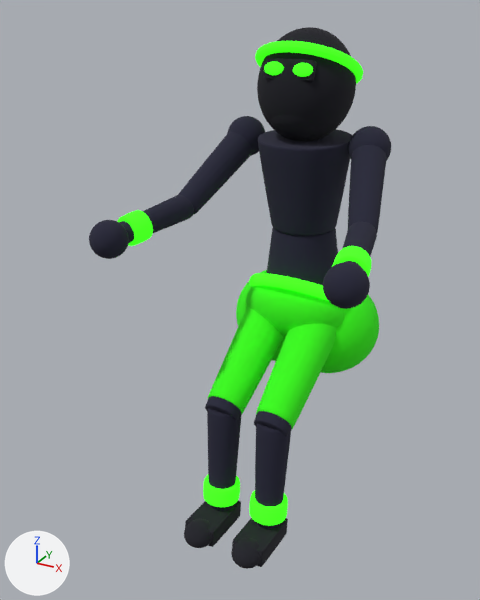
An edit to the glTF model models/characters/character-neon.glb, drawn before and after from the same camera.
Before and after are seen from a 50 mm lens placed at (2.08, -4.8, 1.66), pointed at (-0.24, -0.58, -0.45). Arrows for +X, +Y and +Z are at lower left; the lights stay in place. The older version comes first.
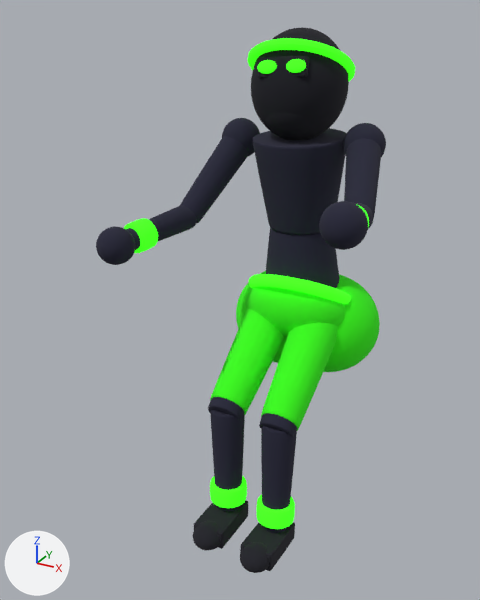
Changed parts and their boxes (x1, y1, x2, y2) in the pictures (480 x 600 px):
'Mesh_3', moved: before (258, 129, 353, 236); after (253, 128, 347, 234)
'Mesh_7', moved: before (257, 27, 356, 141); after (251, 27, 349, 140)
'Mesh_23', moved: before (256, 323, 336, 430); after (261, 323, 337, 431)
'Mesh_29', moved: before (208, 307, 283, 415); after (210, 308, 284, 414)
'Mesh_18', moved: before (323, 262, 370, 309); after (319, 201, 368, 250)
'Mesh_2', moved: before (267, 228, 338, 285); after (265, 227, 339, 288)
'Mesh_25', moved: before (255, 424, 291, 529); after (261, 426, 297, 533)
'Mesh_15', moved: before (348, 145, 386, 232); after (344, 138, 381, 219)
'Mesh_19', moved: before (178, 132, 252, 214); after (180, 136, 248, 223)
'Mesh_31', moved: before (207, 409, 241, 511); after (210, 410, 245, 512)
'Mesh_12', moved: before (255, 41, 363, 84); after (248, 38, 355, 81)
'Mesh_20', moved: before (119, 195, 194, 243); after (126, 205, 197, 250)
'Mesh_27', moved: before (232, 518, 288, 567); after (240, 522, 295, 571)
'Mesh_22', moved: before (89, 220, 129, 259); after (96, 226, 135, 265)
'Mesh_33', moved: before (185, 501, 241, 547); after (194, 500, 248, 549)
'Mesh_26', moved: before (250, 491, 288, 526); after (256, 495, 295, 529)
'Mesh_5', moved: before (348, 126, 391, 161); after (343, 123, 386, 157)
'Mesh_28', moved: before (231, 537, 261, 569); after (240, 542, 270, 573)
'Mesh_32', moved: before (203, 475, 240, 507); after (210, 476, 247, 508)
'Mesh_4', moved: before (227, 116, 265, 156); after (222, 118, 260, 156)
'Mesh_21', moved: before (117, 210, 153, 246); after (124, 218, 158, 253)
'Mesh_34', moved: before (184, 519, 212, 548); after (193, 521, 221, 550)
'Mesh_16', moved (mostly hidden afterwards): before (343, 222, 377, 267); after (355, 203, 373, 229)
'Mesh_17', moved (mostly hidden afterwards): before (332, 246, 371, 277); after (356, 204, 369, 226)
'Mesh_24', moved: before (254, 411, 292, 437); after (259, 413, 297, 438)
'Mesh_30', moved: before (205, 396, 241, 421); after (208, 397, 244, 421)
'Mesh_11', moved: before (293, 63, 313, 77); after (286, 59, 306, 73)
'Mesh_10', moved: before (264, 61, 284, 75); after (257, 60, 277, 74)

The edits, one by one:
In object 'Mesh_23' (ob_mesh_23), parent goes from ob_node_34 to ob_thighl.
In object 'Mesh_24' (ob_mesh_24), parent goes from ob_node_34 to ob_thighl.
In object 'Mesh_25' (ob_mesh_25), parent goes from ob_node_37 to ob_kneel.
In object 'Mesh_26' (ob_mesh_26), parent goes from ob_node_37 to ob_kneel.
In object 'Mesh_27' (ob_mesh_27), parent goes from ob_node_37 to ob_kneel.
In object 'Mesh_28' (ob_mesh_28), parent goes from ob_node_37 to ob_kneel.
In object 'Mesh_29' (ob_mesh_29), parent goes from ob_node_42 to ob_thighr.
In object 'Mesh_30' (ob_mesh_30), parent goes from ob_node_42 to ob_thighr.
In object 'Mesh_31' (ob_mesh_31), parent goes from ob_node_45 to ob_kneer.
In object 'Mesh_32' (ob_mesh_32), parent goes from ob_node_45 to ob_kneer.
In object 'Mesh_33' (ob_mesh_33), parent goes from ob_node_45 to ob_kneer.
In object 'Mesh_34' (ob_mesh_34), parent goes from ob_node_45 to ob_kneer.
In object 'Mesh_2' (ob_mesh_2), parent goes from ob_node_7 to ob_spine.
In object 'Mesh_3' (ob_mesh_3), parent goes from ob_node_7 to ob_spine.
In object 'Mesh_4' (ob_mesh_4), parent goes from ob_node_7 to ob_spine.
In object 'Mesh_5' (ob_mesh_5), parent goes from ob_node_7 to ob_spine.
In object 'Mesh_10' (ob_mesh_10), parent goes from ob_node_13 to ob_head.
In object 'Mesh_11' (ob_mesh_11), parent goes from ob_node_13 to ob_head.
In object 'Mesh_12' (ob_mesh_12), parent goes from ob_node_13 to ob_head.
In object 'Mesh_7' (ob_mesh_7), parent goes from ob_node_13 to ob_head.
In object 'Mesh_15' (ob_mesh_15), parent goes from ob_node_22 to ob_shoulderl.
In object 'Mesh_16' (ob_mesh_16), parent goes from ob_node_24 to ob_elbowl.
In object 'Mesh_17' (ob_mesh_17), parent goes from ob_node_24 to ob_elbowl.
In object 'Mesh_18' (ob_mesh_18), parent goes from ob_node_24 to ob_elbowl.
In object 'Mesh_19' (ob_mesh_19), parent goes from ob_node_28 to ob_shoulderr.
In object 'Mesh_20' (ob_mesh_20), parent goes from ob_node_30 to ob_elbowr.
In object 'Mesh_21' (ob_mesh_21), parent goes from ob_node_30 to ob_elbowr.
In object 'Mesh_22' (ob_mesh_22), parent goes from ob_node_30 to ob_elbowr.
Object 'thighR' (ob_thighr) is new.
Its parent is ob_pelvis.
Its location is (-0.22, 0.0, -0.02).
Its rotation in degrees is (-27, 0, 0).
Object 'pelvis' (ob_pelvis) is new.
Its parent is ob_node_1.
Its location is (0.0, 0.0, 0.9).
Its rotation in degrees is (-32, -1.9, 1.2).
Object 'kneeR' (ob_kneer) is new.
Its parent is ob_thighr.
Its location is (0.0, 0.0, -1.02).
Its rotation in degrees is (56, 0, 0).
Object 'thighL' (ob_thighl) is new.
Its parent is ob_pelvis.
Its location is (0.22, 0.0, -0.02).
Its rotation in degrees is (-24, 0, 0).
Object 'kneeL' (ob_kneel) is new.
Its parent is ob_thighl.
Its location is (0.0, 0.0, -1.02).
Its rotation in degrees is (50, 0, 0).
Object 'shoulderR' (ob_shoulderr) is new.
Its parent is ob_spine.
Its location is (-0.52, 0.0, 1.24).
Its rotation in degrees is (-50, 9.2, -11).
Object 'spine' (ob_spine) is new.
Its parent is ob_pelvis.
Its location is (0.0, 0.0, 0.2).
Its rotation in degrees is (35, 0, 0).
Object 'elbowR' (ob_elbowr) is new.
Its parent is ob_shoulderr.
Its location is (0.0, 0.0, -0.8).
Its rotation in degrees is (-40, 0, 0).
Object 'shoulderL' (ob_shoulderl) is new.
Its parent is ob_spine.
Its location is (0.52, 0.0, 1.24).
Its rotation in degrees is (-66, -6, 13).
Object 'elbowL' (ob_elbowl) is new.
Its parent is ob_shoulderl.
Its location is (0.0, 0.0, -0.8).
Its rotation in degrees is (-40, 0, 0).
Object 'head' (ob_head) is new.
Its parent is ob_spine.
Its location is (0.0, 0.0, 1.66).
Its rotation in degrees is (-20, -1.8, 0.6).
Its scale is (1.18, 1.18, 1.18).
